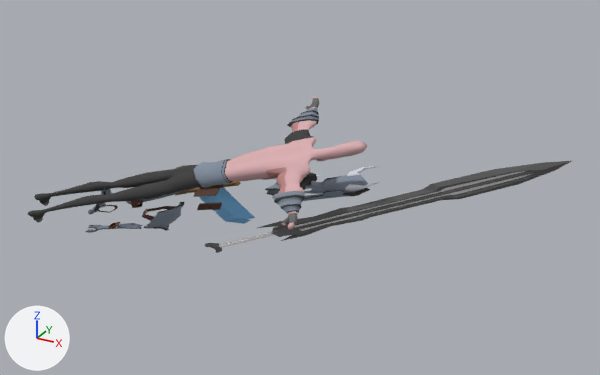
A saved change to the FBX model Games Fleadh Maze Game/Assets/Art/Character/PlayerCharacter (1).fbx.
The view is the same before and after, from a 50 mm lens placed at (40.6, -49.8, 41.1), pointed at (11.4, 3.2, 14.5). The axes (+X, +Y, +Z) are drawn at lower left. The lights are the same throughout.

The first picture shows 'Cube.001', 'Cube.002', 'SHOULDERPAD', 'dude', 'dude.001', 'helmet+horns', 'helmetFace1', 'kneearmour', 'kneearmour.001', 'lowerlegstrap', 'shinarmor', 'shinarmor.001', 'sword', 'sword_b', 'upperLEGARMOUR', 'upperLEGARMOUR.001', 'upperlegstrap'.
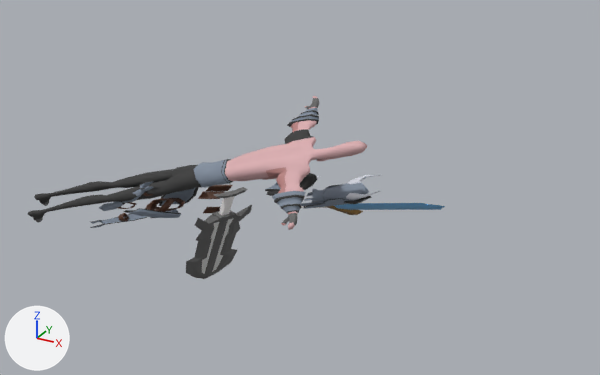
Commit message: Player fix
fixed player movement and a player bug.

What the commit changed:
Object 'kneearmour' (ob_kneearmour) moves from (0.731, -2.969, -6.637) to (0.834, -6.011, -4.353).
Object 'kneearmour' (ob_kneearmour) turns from (102, -14, -3.3) to (-12, 3.1, 15) degrees about x, y and z.
Object 'sword' (ob_sword) moves from (-2.523, -8.164, -0.76) to (-2.684, -1.612, -0.238).
Object 'sword' (ob_sword) turns from (4.4, 15, 77) to (121, -57, -32) degrees about x, y and z.
Object 'sword' (ob_sword) is rescaled from (0.733, 0.234, 1.17) to (0.735, 0.234, 1.18).
Object 'helmetFace1' (ob_helmetface1) moves from (0.0113, -5.007, 3.741) to (-0.131, -6.092, 3.622).
Object 'helmetFace1' (ob_helmetface1) turns from (10, 1.9, -3.4) to (9.1, 0.7, -1.1) degrees about x, y and z.
Object 'shinarmor' (ob_shinarmor) moves from (0.842, -0.637, -5.659) to (0.927, -6.076, -6.882).
Object 'shinarmor' (ob_shinarmor) turns from (109, -9.3, -3.3) to (-5.7, 1.3, 11) degrees about x, y and z.
Object 'Cube' (ob_cube) moves from (1.522, -3.528, -1.507) to (1.41, -4.05, -1.327).
Object 'SHOULDERPAD' (ob_shoulderpad) moves from (1.73, -5.413, 0.743) to (1.659, -5.418, 0.742).
Object 'upperlegstrap' (ob_upperlegstrap) moves from (0.727, -2.961, -4.761) to (0.717, -4.421, -3.697).
Object 'upperlegstrap' (ob_upperlegstrap) turns from (6.4, 12, -14) to (-44, -7.5, -16) degrees about x, y and z.
Object 'lowerlegstrap' (ob_lowerlegstrap) moves from (-0.865, -4.502, -6.037) to (-1.186, 0.392, -3.141).
Object 'lowerlegstrap' (ob_lowerlegstrap) turns from (36, -12, 1.7) to (142, 1, -8.7) degrees about x, y and z.
Object 'Cube.001' (ob_cube_001) moves from (1.11, -4.031, -1.837) to (1.021, -4.51, -1.74).
Object 'shinarmor.001' (ob_shinarmor_001) moves from (-0.812, -4.841, -6.506) to (-1.163, 0.938, -3.338).
Object 'shinarmor.001' (ob_shinarmor_001) turns from (26, -1.9, -3.2) to (132, 2.8, 2.5) degrees about x, y and z.
Object 'upperLEGARMOUR' (ob_upperlegarmour) moves from (1.439, -3.052, -4.084) to (1.376, -3.903, -3.177).
Object 'upperLEGARMOUR' (ob_upperlegarmour) turns from (-10, 12, 15) to (-66, 16, 1) degrees about x, y and z.
Object 'Cube.002' (ob_cube_002) moves from (-1.212, -3.425, -1.373) to (-1.328, -4.06, -1.233).
Object 'dude.001' (ob_dude_001) moves from (-0.805, -3.744, -3.655) to (-0.95, -2.502, -3.448).
Object 'dude.001' (ob_dude_001) turns from (-56, 23, 17) to (59, -26, 16) degrees about x, y and z.
Object 'sword_b' (ob_sword_b) moves from (3.29, -4.296, -2.587) to (1.997, -10.44, 1.275).
Object 'sword_b' (ob_sword_b) turns from (-58, -105, -48) to (145, 20, 86) degrees about x, y and z.
Object 'sword_b' (ob_sword_b) is rescaled from (0.92, 0.492, 2.35) to (0.922, 0.493, 2.36).
Object 'kneearmour.001' (ob_kneearmour_001) moves from (-0.818, -5.973, -4.384) to (-1.042, -0.788, -5.008).
Object 'kneearmour.001' (ob_kneearmour_001) turns from (27, -1.1, -2.6) to (133, 2.1, 3.1) degrees about x, y and z.
Object 'helmet+horns' (ob_helmet_horns) moves from (-0.0215, -5.011, 3.819) to (-0.165, -6.097, 3.7).
Object 'helmet+horns' (ob_helmet_horns) turns from (13, 2.3, -0.9) to (12, 1.1, 1.4) degrees about x, y and z.
Object 'upperLEGARMOUR.001' (ob_upperlegarmour_001) moves from (-1.34, -3.781, -3.397) to (-1.474, -2.728, -3.613).
Object 'upperLEGARMOUR.001' (ob_upperlegarmour_001) turns from (-65, 13, 5.2) to (55, -11, 12) degrees about x, y and z.
Object 'lowerlegstrap.001' (ob_lowerlegstrap_001) moves from (0.628, -1.683, -5.41) to (0.701, -5.426, -6.029).

What differs and where, as boxes [x1, y1, x2, y2] in the pictures (600 x 375 px):
'sword', moved, turned, rescaled: before [205, 161, 571, 253]; after [186, 187, 252, 279]
'sword_b', moved, turned, rescaled: before [175, 165, 255, 224]; after [301, 203, 445, 215]
'helmet+horns', moved, turned: before [310, 167, 379, 194]; after [312, 175, 380, 202]
'helmetFace1', moved, turned: before [303, 176, 370, 201]; after [301, 184, 371, 209]
'upperLEGARMOUR.001', moved, turned: before [148, 202, 184, 228]; after [123, 208, 181, 218]
'shinarmor.001', moved, turned: before [86, 223, 143, 233]; after [122, 181, 154, 203]
'upperLEGARMOUR', moved, turned: before [126, 190, 187, 204]; after [159, 188, 198, 206]
'SHOULDERPAD', moved: before [265, 172, 319, 196]; after [265, 173, 318, 196]
'dude.001', moved, turned: before [142, 206, 176, 221]; after [145, 199, 176, 212]
'shinarmor', moved, turned: before [98, 188, 112, 205]; after [90, 214, 147, 228]
'Cube.001', moved: before [194, 188, 220, 197]; after [198, 191, 225, 199]
'Cube.002', moved: before [197, 202, 222, 210]; after [203, 207, 220, 213]
'kneearmour.001', moved, turned: before [144, 224, 169, 231]; after [99, 201, 125, 211]
'upperlegstrap', moved, turned: before [131, 200, 143, 208]; after [155, 198, 185, 211]
'Cube', moved: before [200, 184, 224, 189]; after [206, 185, 233, 191]
'kneearmour', moved, turned: before [88, 203, 106, 214]; after [150, 208, 178, 218]
'lowerlegstrap', moved, turned: before [108, 222, 121, 229]; after [143, 192, 153, 196]
'lowerlegstrap.001', moved (not visible before): after [118, 213, 129, 221]
